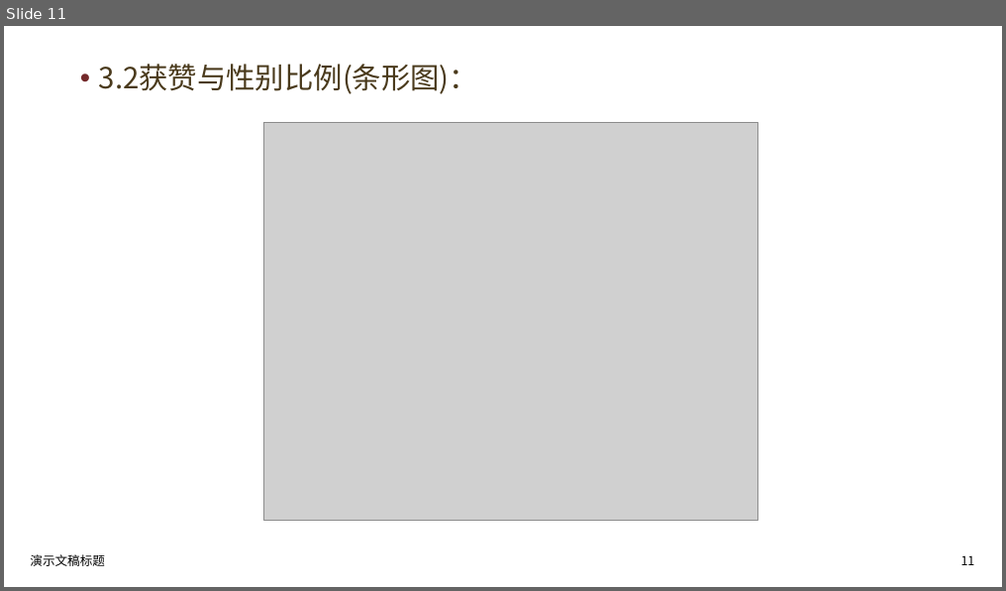
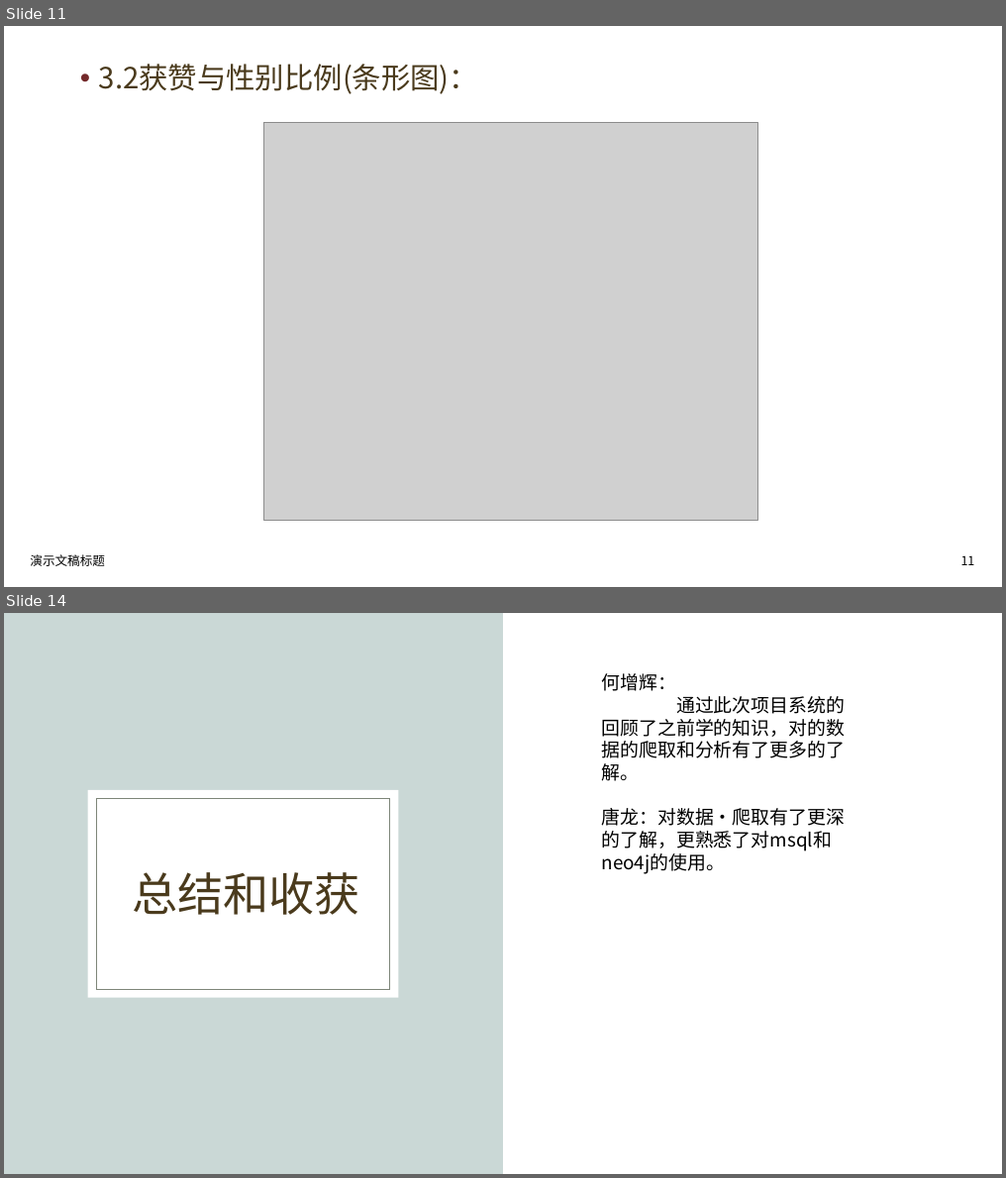
Before and after one commit to yzss-1001/bilbil_description, a slide deck: bilbil评论数据分析.pptx. Shown one above the other, each under a label of ours: slide 11 before the commit, slides 11 and 14 after it; the slides between them are not shown. The pictures are 1006x591 and 1006x1178 pixels, drawn with LibreOffice and Linux fonts; fonts in the diff are those of the drawing; grey boxes stand for pictures; background and template pictures are left out. Boxes give left, top, right and bottom in pixels: in the first picture for what was removed or moved away, otherwise in the second. Text is boxed around its words. In the diff, an @@ line names an element or a change of style, - is before the commit and + after.

```diff
--- a/bilbil评论数据分析.pptx
+++ b/bilbil评论数据分析.pptx
@@ slide 14 added at [4,613,1002,1174], background #FFFFFF @@
@@ rectangle added at [4,613,503,1174], fill #CAD8D6 @@
@@ text added at [602,673,846,874], 18 pt, text #000000 @@
+何增辉：
+通过此次项目系统的回顾了之前学的知识，对的数据的爬取和分析有了更多的了解。
+唐龙：对数据·爬取有了更深的了解，更熟悉了对msql和neo4j的使用。
@@ rectangle added at [88,790,399,998], fill #FFFFFF @@
@@ rectangle added at [97,799,390,989], outline #7E8679 1 pt @@
@@ title added at [132,872,360,915], 44 pt, text #4A3A1C @@
+总结和收获
```
Also in this commit, not shown: 4 slides changed, 1 other slide added.
